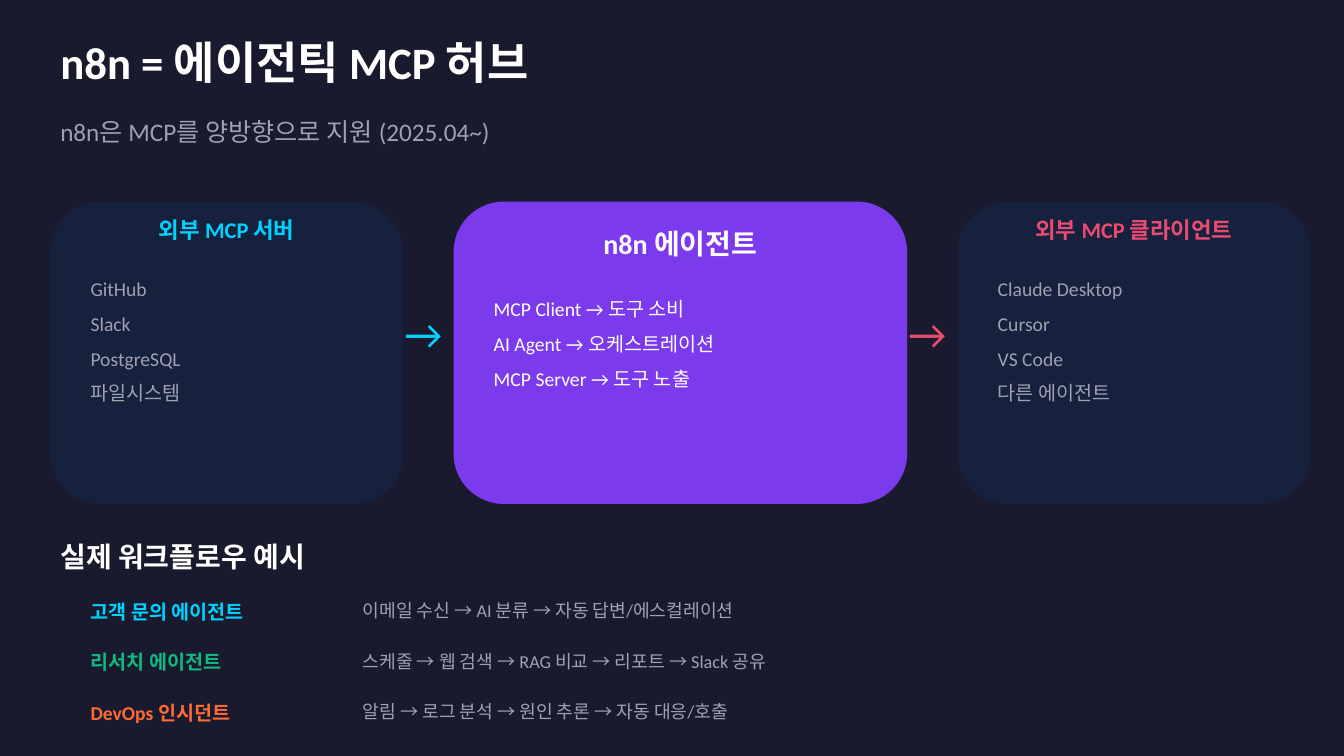
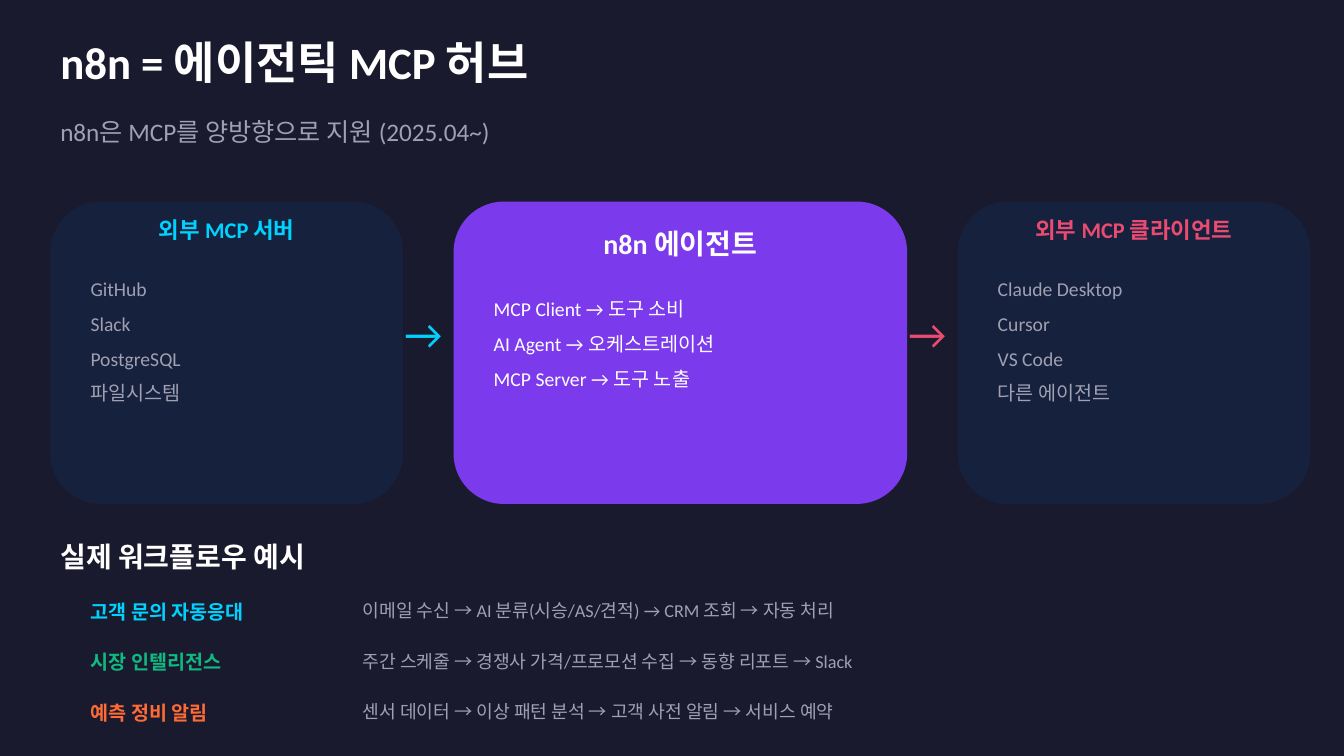
Before and after one commit to givethedog/ppt-maker, a slide deck: slide 24 of AI_트렌드_2025-2026.pptx (slide 23 before the commit). Drawn at 1344x756 pixels with LibreOffice and Linux fonts; fonts in the diff are those of the drawing. Boxes give left, top, right and bottom in pixels: in the first picture for what was removed or moved away, otherwise in the second. Text is boxed around its words. In the diff, an @@ line names an element or a change of style, - is before the commit and + after.

```diff
--- a/AI_트렌드_2025-2026.pptx
+++ b/AI_트렌드_2025-2026.pptx
@@ text at [91, 602, 244, 621]: text changed @@
-고객 문의 에이전트
+고객 문의 자동응대
@@ text at [363, 602, 834, 619]: text changed @@
-이메일 수신 → AI 분류 → 자동 답변/에스컬레이션
+이메일 수신 → AI 분류(시승/AS/견적) → CRM 조회 → 자동 처리
@@ text at [91, 652, 221, 671]: text changed @@
-리서치 에이전트
+시장 인텔리전스
@@ text at [363, 653, 852, 670]: text changed @@
-스케줄 → 웹 검색 → RAG 비교 → 리포트 → Slack 공유
+주간 스케줄 → 경쟁사 가격/프로모션 수집 → 동향 리포트 → Slack
@@ text at [91, 703, 208, 722]: text changed @@
-DevOps 인시던트
+예측 정비 알림
@@ text at [363, 703, 833, 720]: text changed @@
-알림 → 로그 분석 → 원인 추론 → 자동 대응/호출
+센서 데이터 → 이상 패턴 분석 → 고객 사전 알림 → 서비스 예약
```
Also in this commit, not shown: 2 other slides changed, 1 slide added, 2 other files.
